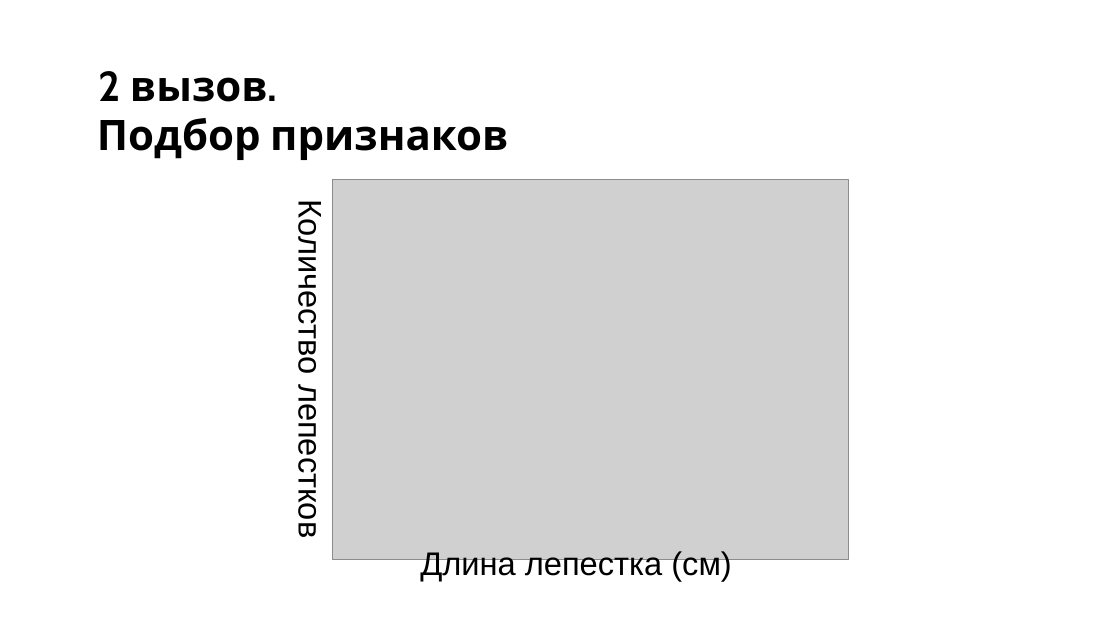
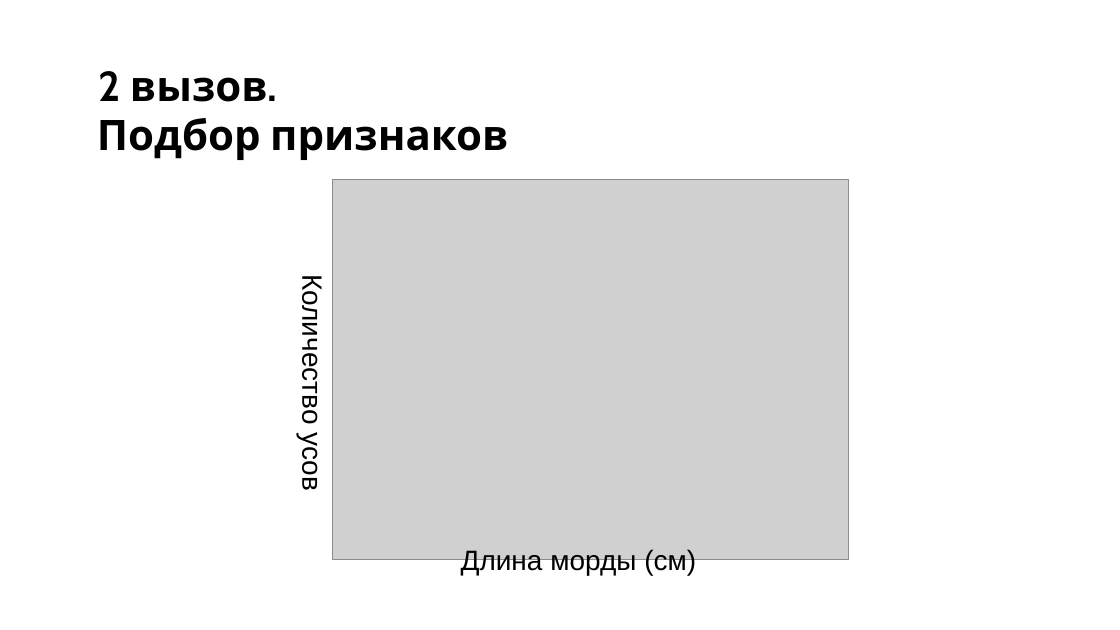
Before and after one commit to Ulatel/course_tsu_2026, a slide deck: slide 77 of Модуль 1. Введение в ML/1_Лекция.pptx. Drawn at 1120x630 pixels with LibreOffice and Linux fonts; fonts in the diff are those of the drawing; grey boxes stand for pictures; background and template pictures are left out. Boxes give left, top, right and bottom in pixels: in the first picture for what was removed or moved away, otherwise in the second. Text is boxed around its words. In the diff, an @@ line names an element or a change of style, - is before the commit and + after.

```diff
--- a/Модуль 1. Введение в ML/1_Лекция.pptx
+++ b/Модуль 1. Введение в ML/1_Лекция.pptx
@@ text at [296, 289, 327, 489]: text changed; size 28 to 24 pt @@
-Количество лепестков
+Количество усов
@@ text at [461, 549, 696, 575]: text changed; size 28 to 24 pt @@
-Длина лепестка (см)
+Длина морды (см)
```
Also in this commit, not shown: 5 other slides changed, 4 other files.
